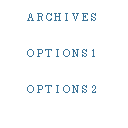
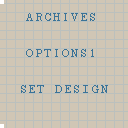
Revision of a layered (128, 128) image; what changed, layer by layer:
added layer "SET DESIGN" above "ARCHIVES" over box(21, 85, 108, 93)
painted on "ARCHIVES" over box(26, 13, 96, 93)
showed "Layer 2" over box(0, 0, 128, 128)
